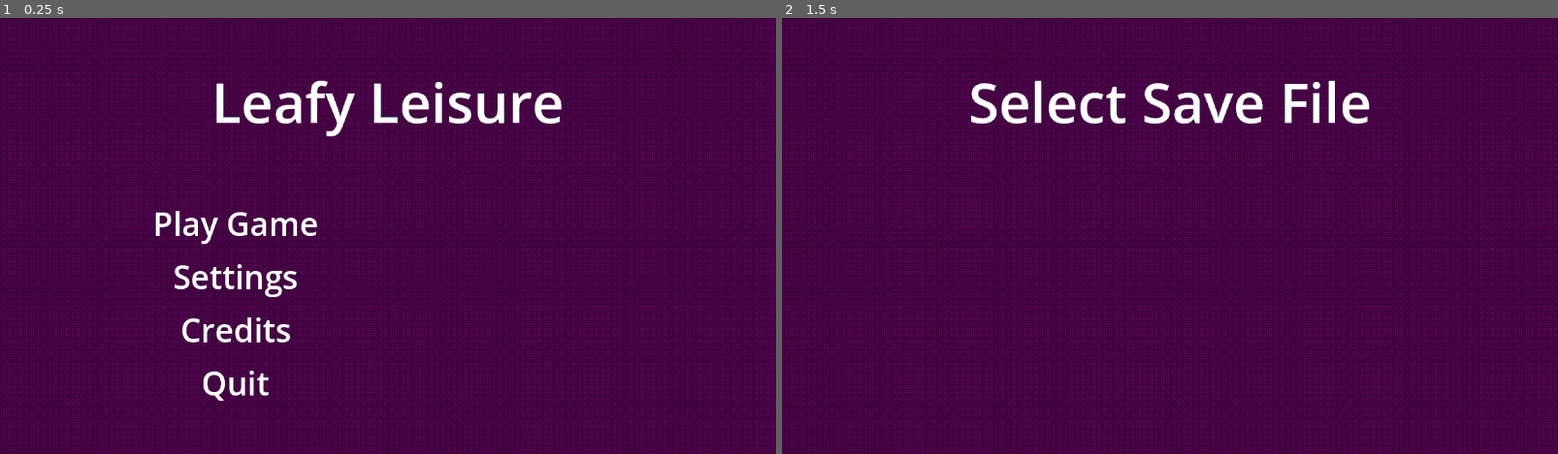
Above: before the commit, frames 1-2 (left to right).
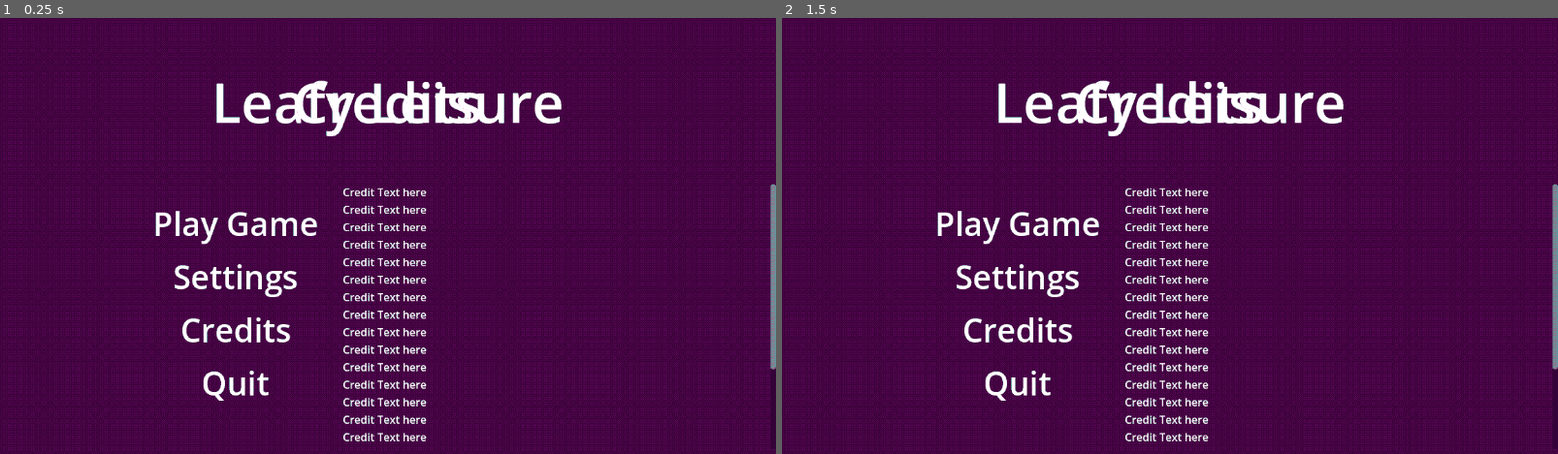
Above: after the commit, the same moments.

Repository: RadiantUwU/WildAndProud2024
Game: Godot game, scene res://nodes/menu.tscn
Same seed, same stepped clock (60 frames per second), same inputs: the game is played once before the commit and once after it.
Inputs (mouse positions are in pixels of both pictures, inside the frame that each line leads up to):
- Up to frame 1 (0.25 s): no input
- Up to frame 2 (1.5 s): click "Play Game" at 0.5 s; click (1014, 222) at 1.25 s, where only the run after the commit has a clickable "Play Game"

The runs differ from the first frame. In frame 1, 2.7% of the frame differs, in the area x 38-100%, y 14-99%; in frame 2, 6.2%, in the area x 20-100%, y 14-99%.

Commit message:
feat(menu): add credits

Diff:
--- a/nodes/menu.tscn
+++ b/nodes/menu.tscn
@@ -140,7 +140,6 @@
 offset_bottom = 648.0
 
 [node name="CreditsScreen" type="CanvasGroup" parent="."]
-visible = false
 
 [node name="Title" type="Label" parent="CreditsScreen"]
 anchors_preset = 5
@@ -154,6 +153,40 @@
 horizontal_alignment = 1
 vertical_alignment = 1
 
+[node name="ScrollContainer" type="ScrollContainer" parent="CreditsScreen"]
+offset_top = 247.0
+offset_right = 1152.0
+offset_bottom = 641.0
+
+[node name="Label" type="Label" parent="CreditsScreen/ScrollContainer"]
+layout_mode = 2
+size_flags_horizontal = 3
+size_flags_vertical = 1
+text = "Credit Text here
+Credit Text here
+Credit Text here
+Credit Text here
+Credit Text here
+Credit Text here
+Credit Text here
+Credit Text here
+Credit Text here
+Credit Text here
+Credit Text here
+Credit Text here
+Credit Text here
+Credit Text here
+Credit Text here
+Credit Text here
+Credit Text here
+Credit Text here
+Credit Text here
+Credit Text here
+Credit Text here
+Credit Text here
+"
+horizontal_alignment = 1
+
 [connection signal="pressed" from="WelcomeScreen/VBoxContainer/PlayGame" to="WelcomeScreen" method="_on_play_game_pressed"]
 [connection signal="pressed" from="WelcomeScreen/VBoxContainer/Settings" to="WelcomeScreen" method="_on_settings_pressed"]
 [connection signal="pressed" from="WelcomeScreen/VBoxContainer/Credits" to="WelcomeScreen" method="_on_credits_pressed"]
